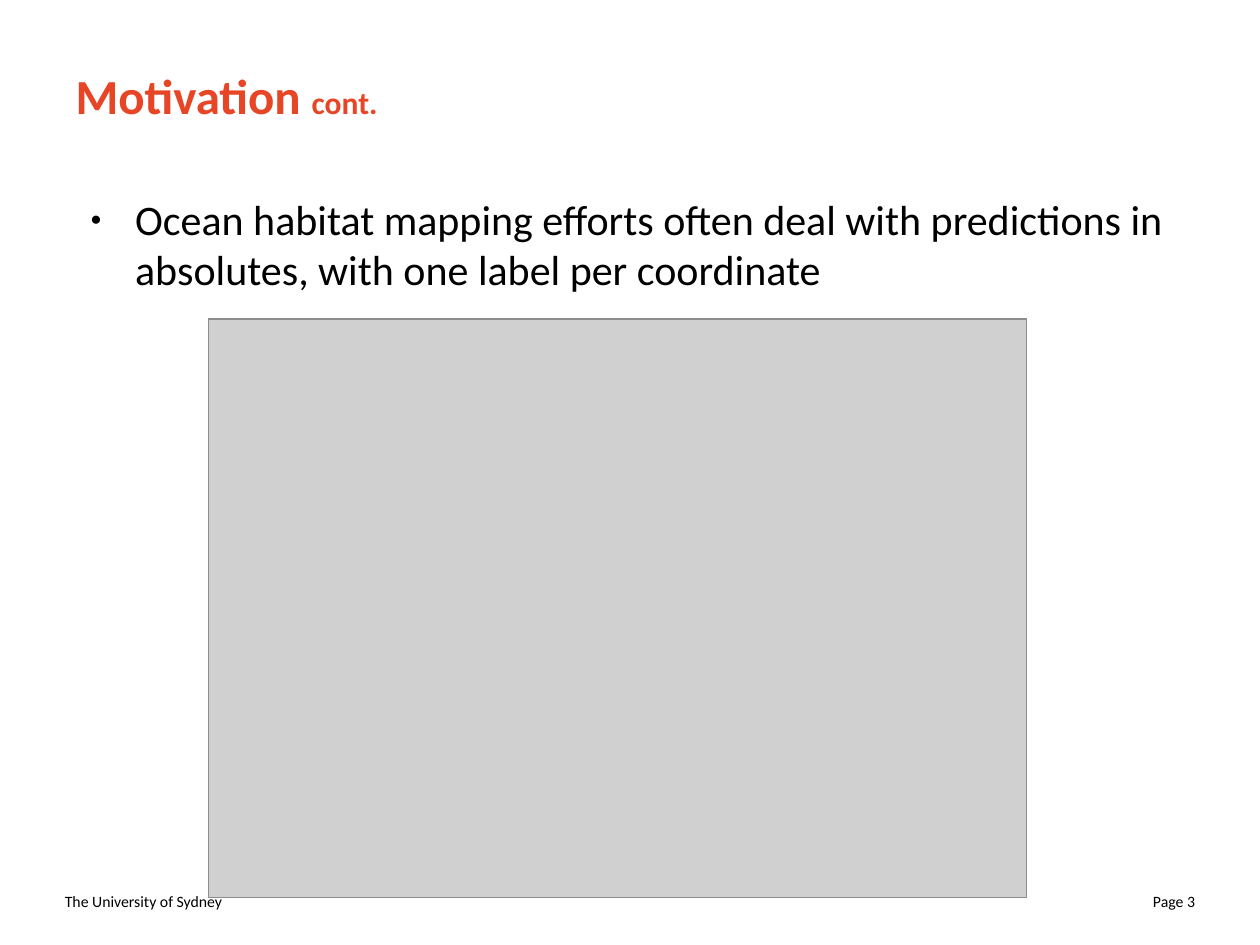
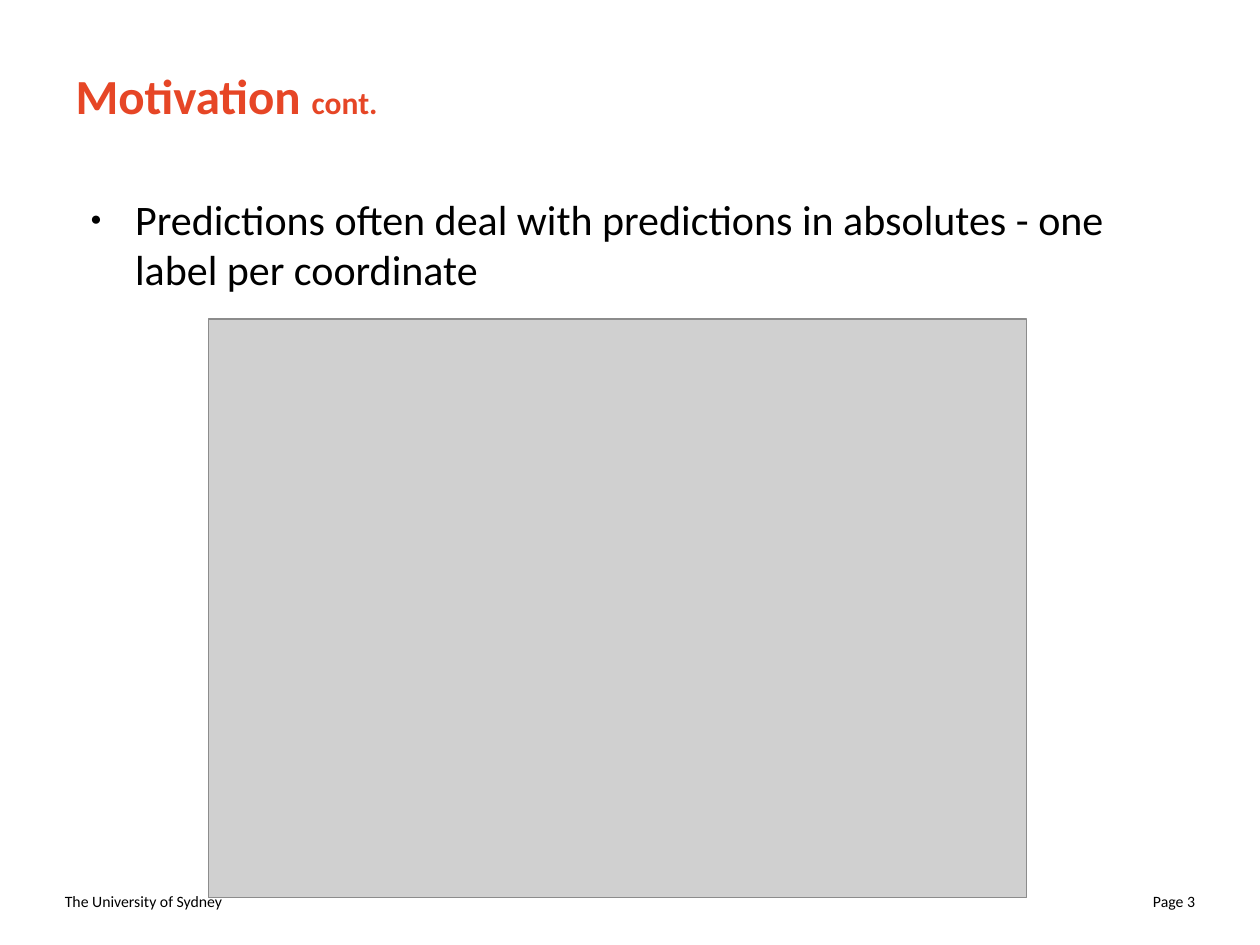
Before and after one commit to juicetin/honours, a slide deck: slide 3 of prez/honours_prez.odp. Drawn at 1260x945 pixels with LibreOffice and Linux fonts; fonts in the diff are those of the drawing; grey boxes stand for pictures. Boxes give left, top, right and bottom in pixels: in the first picture for what was removed or moved away, otherwise in the second. Text is boxed around its words. In the diff, an @@ line names an element or a change of style, - is before the commit and + after.

```diff
--- a/prez/honours_prez.odp
+++ b/prez/honours_prez.odp
@@ text at (135, 205, 1103, 292): text changed @@
-● Ocean habitat mapping efforts often deal with predictions in absolutes, with one label per coordinate
+● Predictions often deal with predictions in absolutes - one label per coordinate
```
Also in this commit, not shown: 6 other slides changed, 5 slides added, 2 slides removed, 1 other file.
